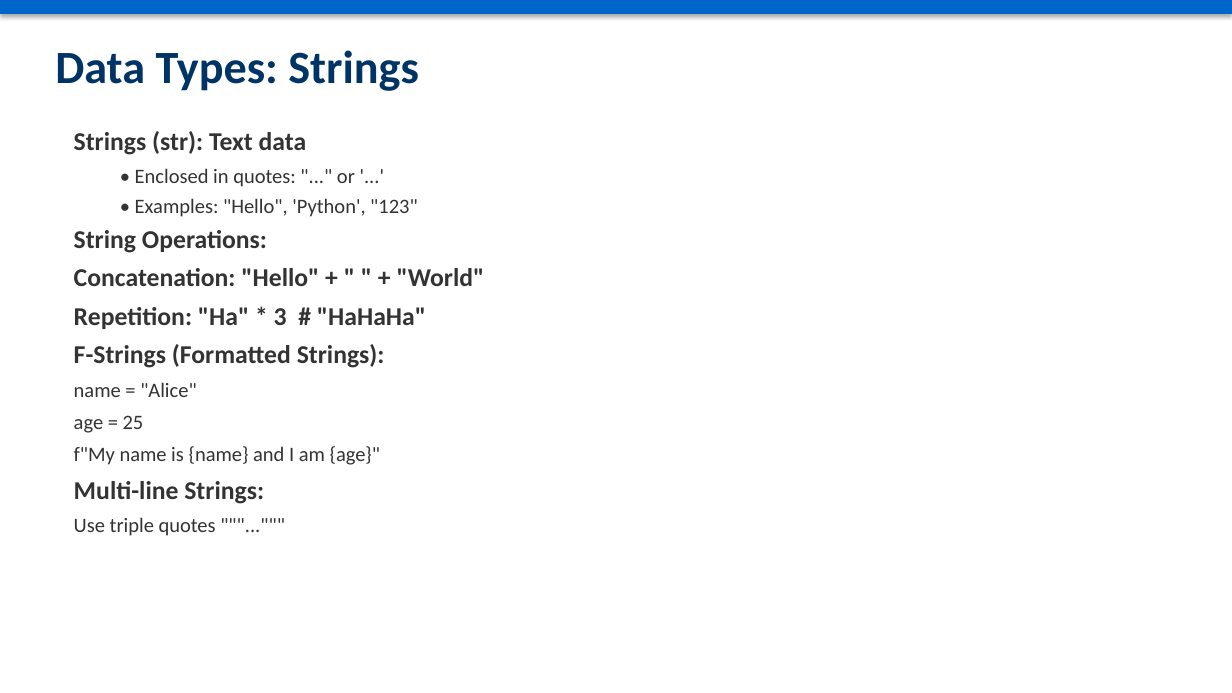
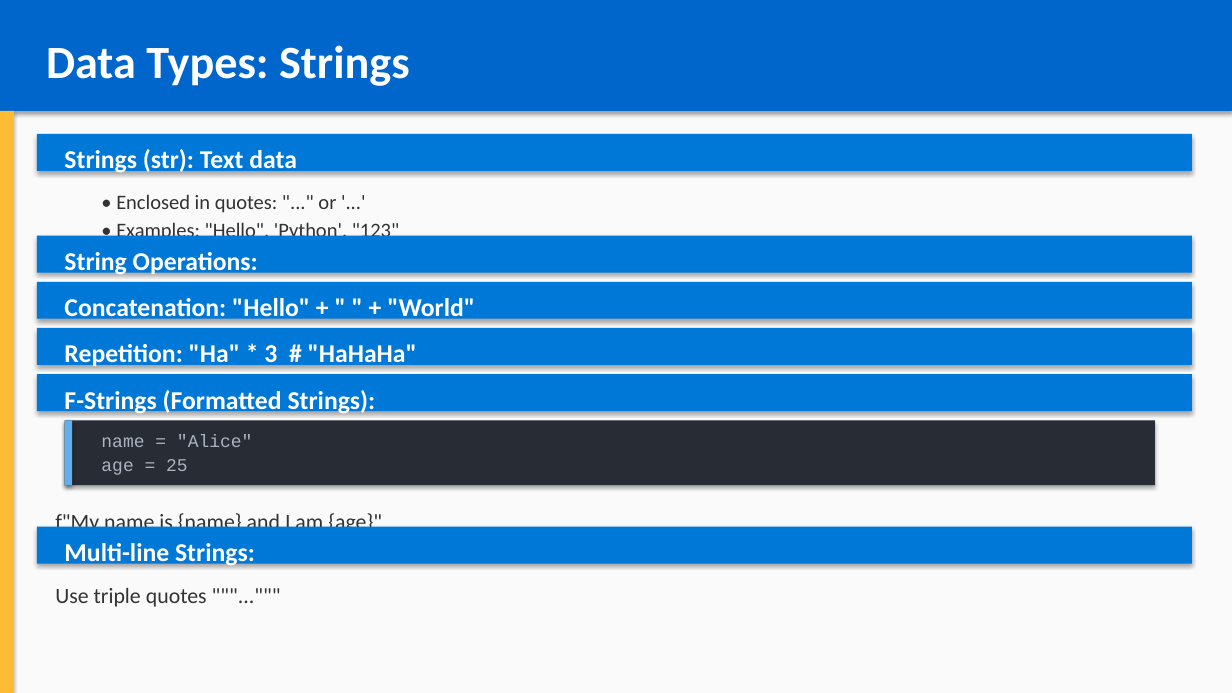
Before and after one commit to YouROS12/courses, a slide deck: slide 7 of python_course/chapter_01_introduction/introduction_to_python.pptx (slide 6 before the commit). Drawn at 1232x693 pixels with LibreOffice and Linux fonts; fonts in the diff are those of the drawing. Boxes give left, top, right and bottom in pixels: in the first picture for what was removed or moved away, otherwise in the second. Text is boxed around its words. In the diff, an @@ line names an element or a change of style, - is before the commit and + after.

```diff
--- a/python_course/chapter_01_introduction/introduction_to_python.pptx
+++ b/python_course/chapter_01_introduction/introduction_to_python.pptx
@@ rectangle: place and size @@
-rectangle at [0,0,1232,14]
+rectangle at [0,0,1232,111]
@@ rectangle at [0,0,1232,693]: fill #FFFFFF to #FAFAFA @@
@@ text "Data Types: Strings": place and size @@
-text "Data Types: Strings" at [55,50,419,91]
+text "Data Types: Strings" at [46,45,410,86]
@@ text "Data Types: Strings" at [46,45,410,86]: text colour #003366 to #FFFFFF @@
@@ rectangle added at [0,111,14,693], fill #FFBB33 @@
@@ rectangle added at [37,134,1192,171], fill #0078D7 @@
@@ text added at [64,149,297,174], 20 pt, text #FFFFFF, bold @@
+Strings (str): Text data
@@ text removed at [74,131,485,536] @@
-Strings (str): Text data
-  • Enclosed in quotes: "..." or '...'
-  • Examples: "Hello", 'Python', "123"
-String Operations:
-Concatenation: "Hello" + " " + "World"
-Repetition: "Ha" * 3 # "HaHaHa"
-F-Strings (Formatted Strings):
-name = "Alice"
-age = 25
-f"My name is {name} and I am {age}"
-Multi-line Strings:
-Use triple quotes """..."""
@@ text added at [116,194,336,213], 16 pt, text #333333 @@
+  • Enclosed in quotes: "..." or '...'
@@ rectangle added at [37,236,1192,273], fill #0078D7 @@
@@ text added at [116,220,400,243], 16 pt, text #333333 @@
+  • Examples: "Hello", 'Python', "123"
@@ text added at [64,252,258,276], 20 pt, text #FFFFFF, bold @@
+String Operations:
@@ rectangle added at [37,282,1192,319], fill #0078D7 @@
@@ text added at [64,298,475,322], 20 pt, text #FFFFFF, bold @@
+Concatenation: "Hello" + " " + "World"
@@ rectangle added at [37,328,1192,365], fill #0078D7 @@
@@ text added at [64,344,417,368], 20 pt, text #FFFFFF, bold @@
+Repetition: "Ha" * 3 # "HaHaHa"
@@ rectangle added at [37,374,1192,411], fill #0078D7 @@
@@ text added at [64,390,376,415], 20 pt, text #FFFFFF, bold @@
+F-Strings (Formatted Strings):
@@ rectangle added at [65,421,1155,485], fill #282C34 @@
@@ rectangle added at [65,421,72,485], fill #61AFEF @@
@@ text added at [101,435,253,475], 14 pt, text #ABB2BF @@
+name = "Alice"
+age = 25
@@ rectangle added at [37,527,1192,564], fill #0078D7 @@
@@ text added at [55,511,382,536], 17 pt, text #333333 @@
+f"My name is {name} and I am {age}"
@@ text added at [64,543,255,567], 20 pt, text #FFFFFF, bold @@
+Multi-line Strings:
@@ text added at [55,588,207,607], 17 pt, text #333333 @@
+Use triple quotes """..."""
```
Also in this commit, not shown: 12 other slides changed, 3 slides added, 10 other files.
